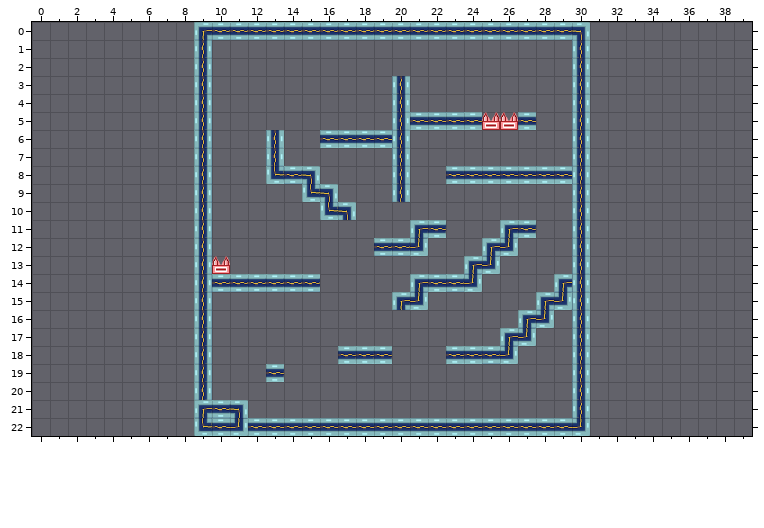
An edit to a level. Tiled map, core/assets/level_1-7.tmx. Above, as it was before the edit.
Cells are 32x32 px. Shown: x 0..39, y 0..22.
Now the later version:
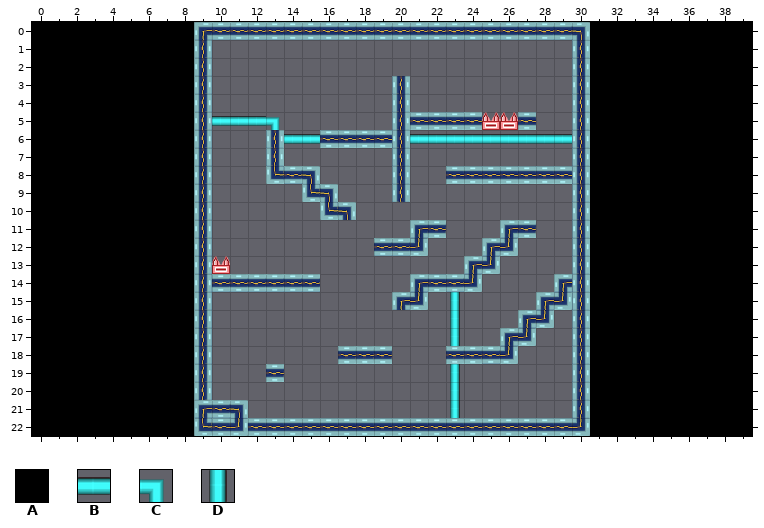
Key: from "tileset": A 1, B 68, C 72, D 104.
_ is an empty cell.
Changes in this commit:
Layer "background":
Tile B now appears in row 5 at x 10 to 12; in row 6 at x 14 to 15 and 21 to 29.
Tile C now appears in row 5 at x 13.
Tile D now appears in rows 15 to 17 at x 23; in rows 19 to 21 at x 23.
Layer "platforms":
Tile A now appears in rows 0 to 22 at x 0 to 8 and 31 to 39.
